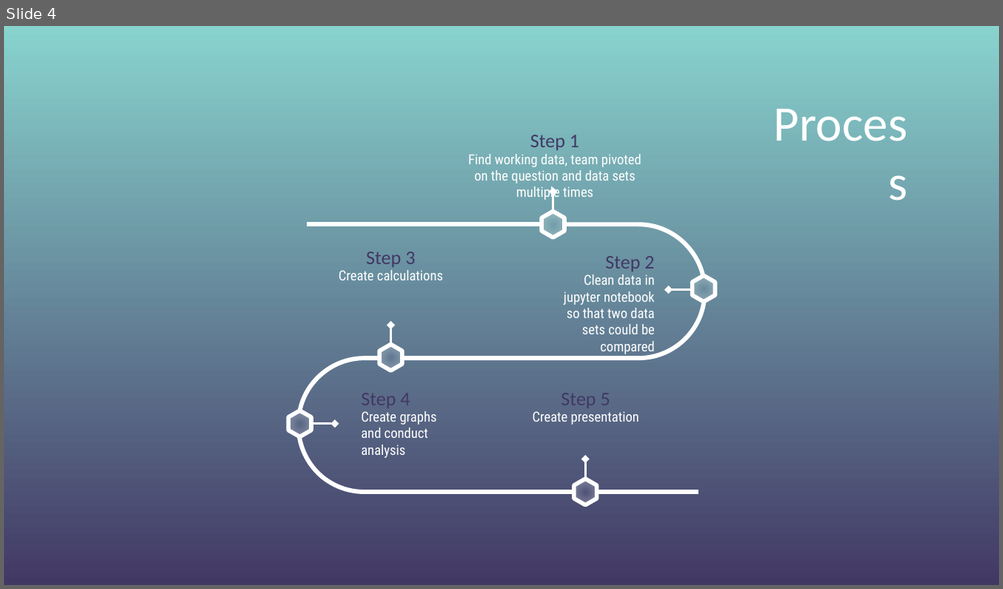
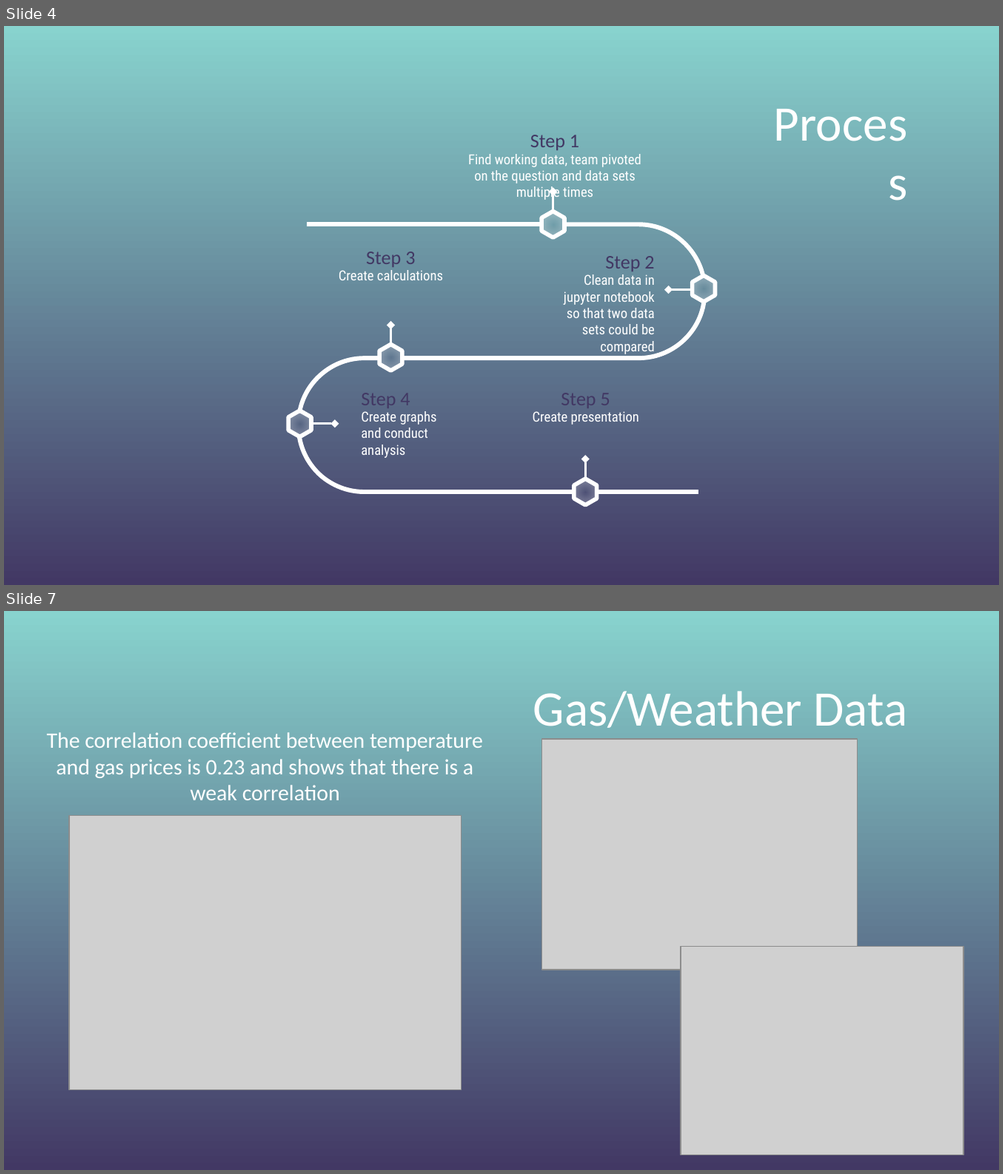
Before and after one commit to stephenkmin/Project-1, a slide deck: Project1_Presentation.pptx. Shown one above the other, each under a label of ours: slide 4 before the commit, slides 4 and 7 after it; the slides between them are not shown. The pictures are 1003x589 and 1003x1174 pixels, drawn with LibreOffice and Linux fonts; fonts in the diff are those of the drawing; grey boxes stand for pictures; background and template pictures are left out. Boxes give left, top, right and bottom in pixels: in the first picture for what was removed or moved away, otherwise in the second. Text is boxed around its words. In the diff, an @@ line names an element or a change of style, - is before the commit and + after.

```diff
--- a/Project1_Presentation.pptx
+++ b/Project1_Presentation.pptx
@@ slide 7 added at (4, 611, 999, 1170), background picture (left out) @@
@@ title added at (533, 691, 908, 728), 36 pt, text #FFFFFF @@
+Gas/Weather Data
@@ text added at (47, 732, 483, 800), 16 pt, text #FFFFFF @@
+The correlation coefficient between temperature and gas prices is 0.23 and shows that there is a weak correlation
@@ picture added at (542, 739, 857, 970) @@
@@ picture added at (68, 816, 461, 1091) @@
@@ picture added at (680, 947, 963, 1156) @@
```
Also in this commit, not shown: 1 slide changed, 2 other slides added, 5 slides removed, 10 other files.
